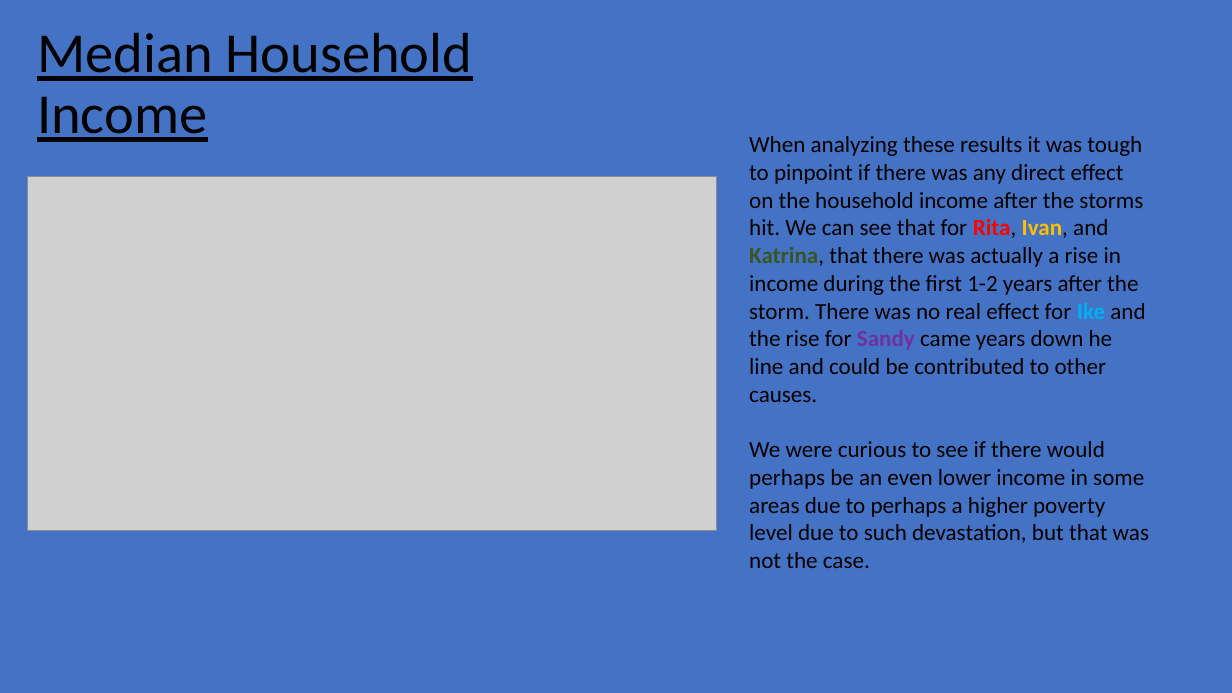
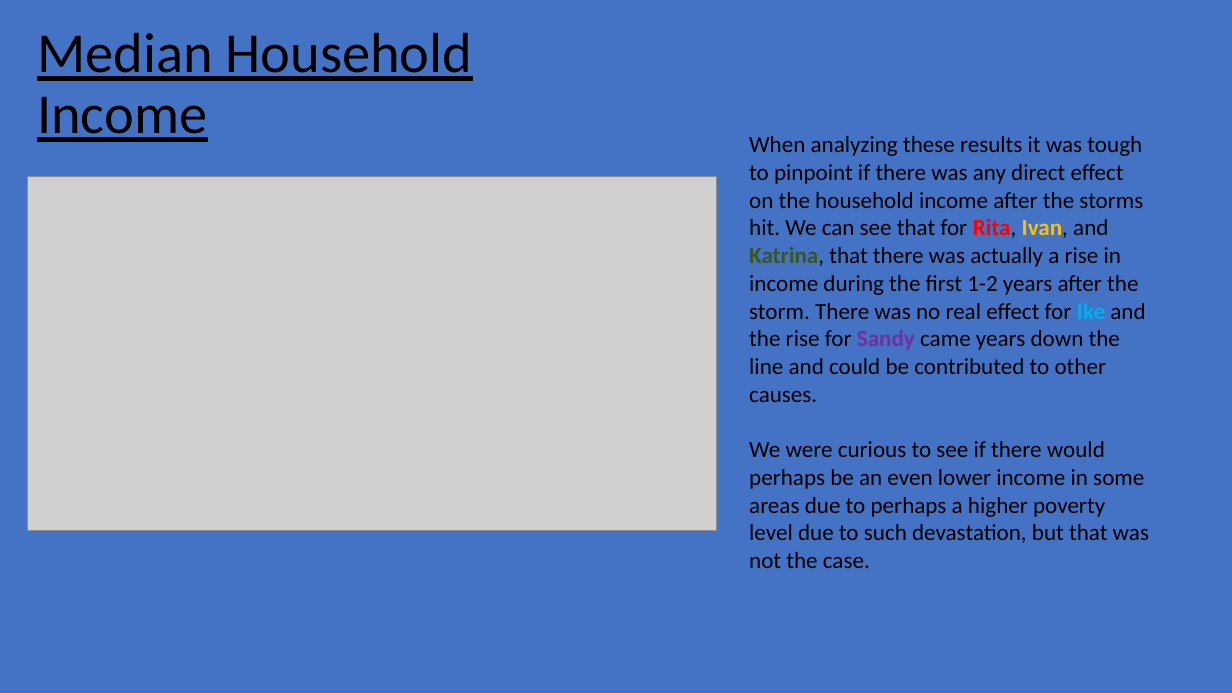
Before and after one commit to mchrzanowski27/Project1, a slide deck: slide 11 of Project 1 Presentation.pptx. Drawn at 1232x693 pixels with LibreOffice and Linux fonts; fonts in the diff are those of the drawing; grey boxes stand for pictures. Boxes give left, top, right and bottom in pixels: in the first picture for what was removed or moved away, otherwise in the second. Text is boxed around its words. In the diff, an @@ line names an element or a change of style, - is before the commit and + after.

```diff
--- a/Project 1 Presentation.pptx
+++ b/Project 1 Presentation.pptx
@@ text at bbox=[749, 136, 1145, 402]: text changed @@
-When analyzing these results it was tough to pinpoint if there was any direct effect on the household income after the storms hit. We can see that for Rita, Ivan, and Katrina, that there was actually a rise in income during the first 1-2 years after the storm. There was no real effect for Ike and the rise for Sandy came years down he line and could be contributed to other causes.
+When analyzing these results it was tough to pinpoint if there was any direct effect on the household income after the storms hit. We can see that for Rita, Ivan, and Katrina, that there was actually a rise in income during the first 1-2 years after the storm. There was no real effect for Ike and the rise for Sandy came years down the line and could be contributed to other causes.
```
Also in this commit, not shown: 5 other slides changed, 1 other file.
